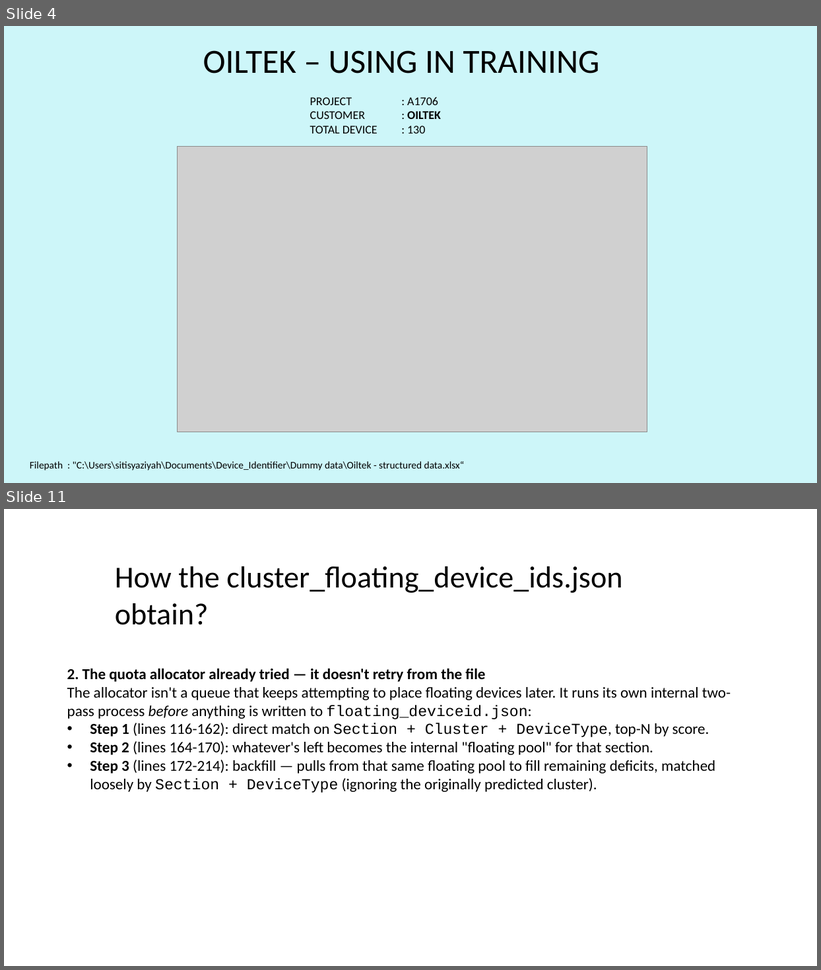
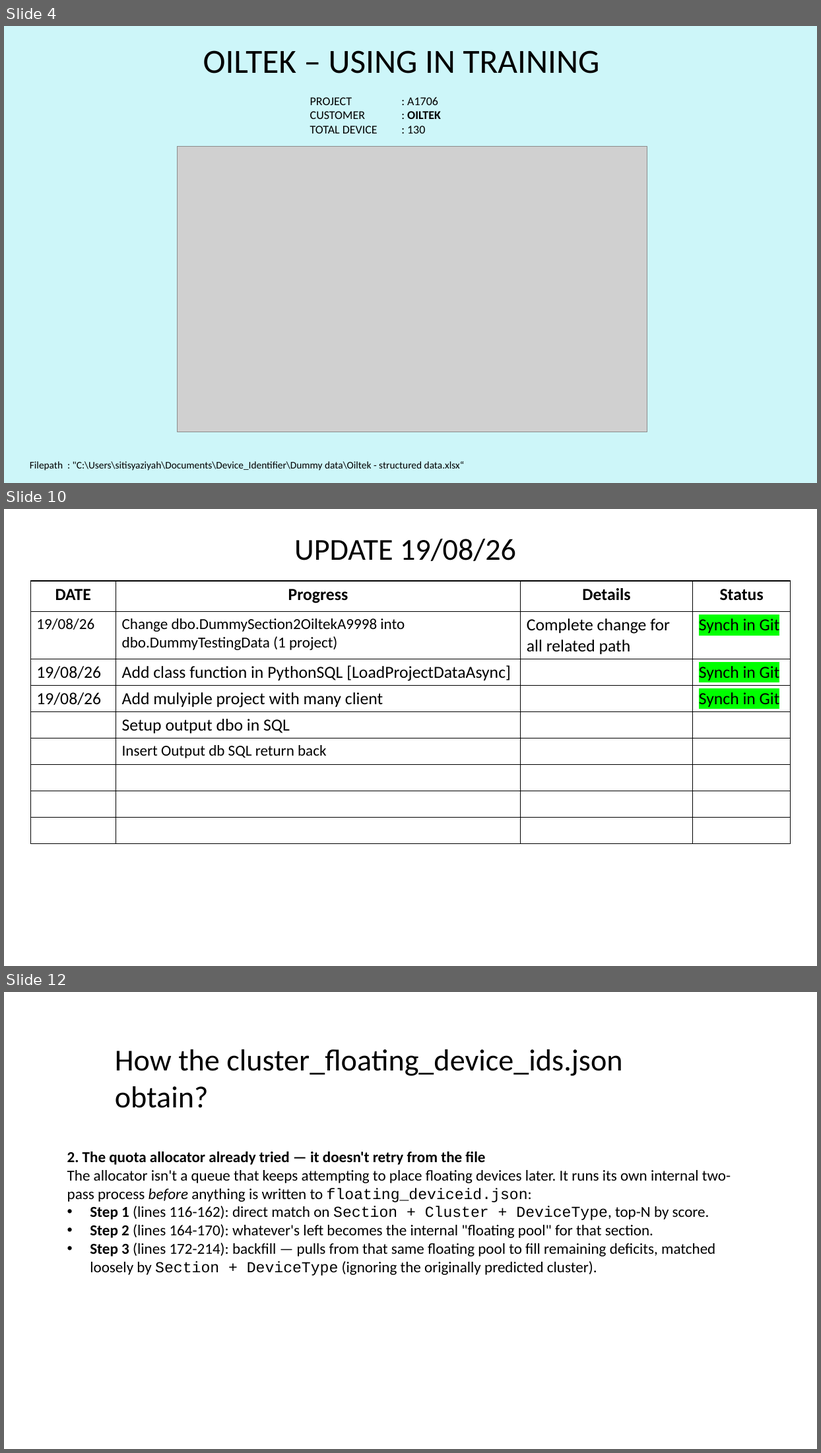
Before and after one commit to Syaziyah30/DeviceCluster, a slide deck: 1.training_model/supplementary/Device Identifier 20260717.pptx. Shown one above the other, each under a label of ours: slides 4 and 11 before the commit, slides 4, 10 and 12 after it; the slides between them are not shown. The pictures are 821x970 and 821x1453 pixels, drawn with LibreOffice and Linux fonts; fonts in the diff are those of the drawing; grey boxes stand for pictures. Boxes give left, top, right and bottom in pixels: in the first picture for what was removed or moved away, otherwise in the second. Text is boxed around its words. In the diff, an @@ line names an element or a change of style, - is before the commit and + after.

```diff
--- a/1.training_model/supplementary/Device Identifier 20260717.pptx
+++ b/1.training_model/supplementary/Device Identifier 20260717.pptx
@@ slide 10 added at <box>4,509,817,966</box>, background #FFFFFF @@
@@ text added at <box>294,539,516,561</box>, 36 pt, text #000000 @@
+UPDATE 19/08/26
@@ table added at <box>30,581,791,844</box>, 9 rows, 4 columns @@
+DATE | Progress | Details | Status
+19/08/26 | Change dbo.DummySection2OiltekA9998 into dbo.DummyTestingData (1 project) | Complete change for all related path | Synch in Git
+19/08/26 | Add class function in PythonSQL [LoadProjectDataAsync] |  | Synch in Git
+19/08/26 | Add mulyiple project with many client |  | Synch in Git
+ | Setup output dbo in SQL |  | 
+ | Insert Output db SQL return back |  | 
+ |  |  | 
+ |  |  | 
+ |  |  | 
@@ what was slide 11 is now slide 12 @@
```
Also in this commit, not shown: 7 slides changed, 3 other files.
